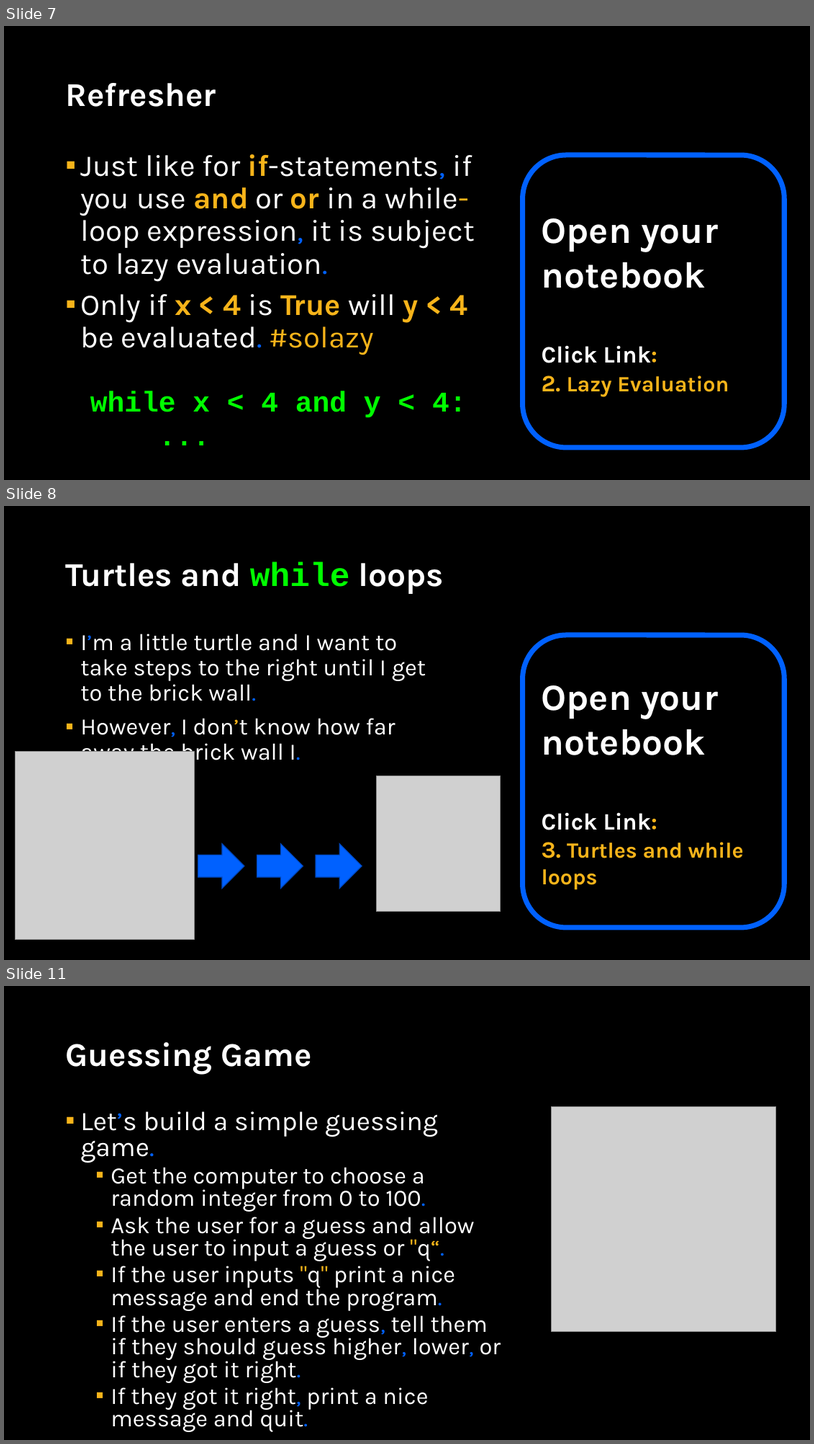
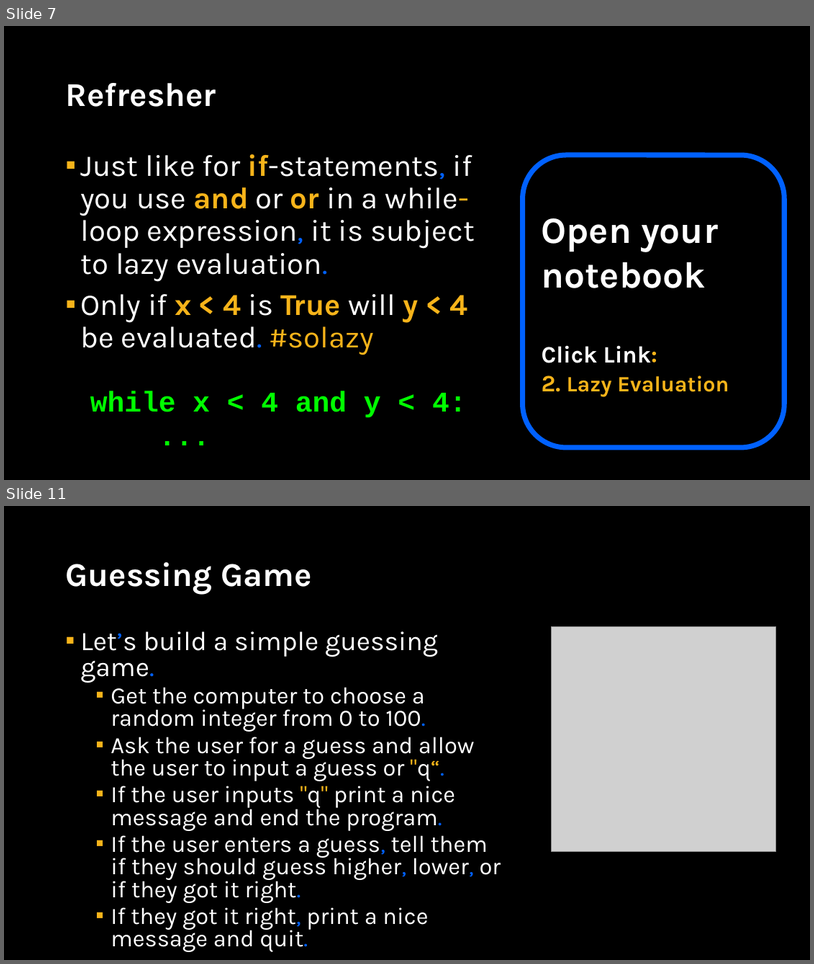
Before and after one commit to APS106/APS106-winter-2025-kinsella-goodfellow, a slide deck: lectures/week4/lecture2/slides/week4_lecture2.pptx. Shown one above the other, each under a label of ours: slides 7, 8 and 11 before the commit, slides 7 and 11 after it; the slides between them are not shown. The pictures are 814x1444 and 814x964 pixels, drawn with LibreOffice and Linux fonts; fonts in the diff are those of the drawing; grey boxes stand for pictures; background and template pictures are left out. Boxes give left, top, right and bottom in pixels: in the first picture for what was removed or moved away, otherwise in the second. Text is boxed around its words. In the diff, an @@ line names an element or a change of style, - is before the commit and + after.

```diff
--- a/lectures/week4/lecture2/slides/week4_lecture2.pptx
+++ b/lectures/week4/lecture2/slides/week4_lecture2.pptx
@@ slide 8 removed at [4,506,810,960], background picture (left out) @@
@@ title removed at [65,563,444,594] @@
-Turtles and while loops
@@ text removed at [80,633,426,766] @@
-▪ I’m a little turtle and I want to take steps to the right until I get to the brick wall.
-▪ However, I don’t know how far away the brick wall I.
@@ rounded rectangle removed at [523,635,785,927] @@
-Open your notebook
-Click Link:
-3. Turtles and while loops
@@ picture removed at [15,751,194,939] @@
@@ picture removed at [377,776,502,911] @@
@@ right arrow removed at [198,844,244,888] @@
@@ right arrow removed at [257,844,303,888] @@
@@ right arrow removed at [316,844,362,888] @@
```
Also in this commit, not shown: 5 slides changed, 1 slide added, 6 other files.
